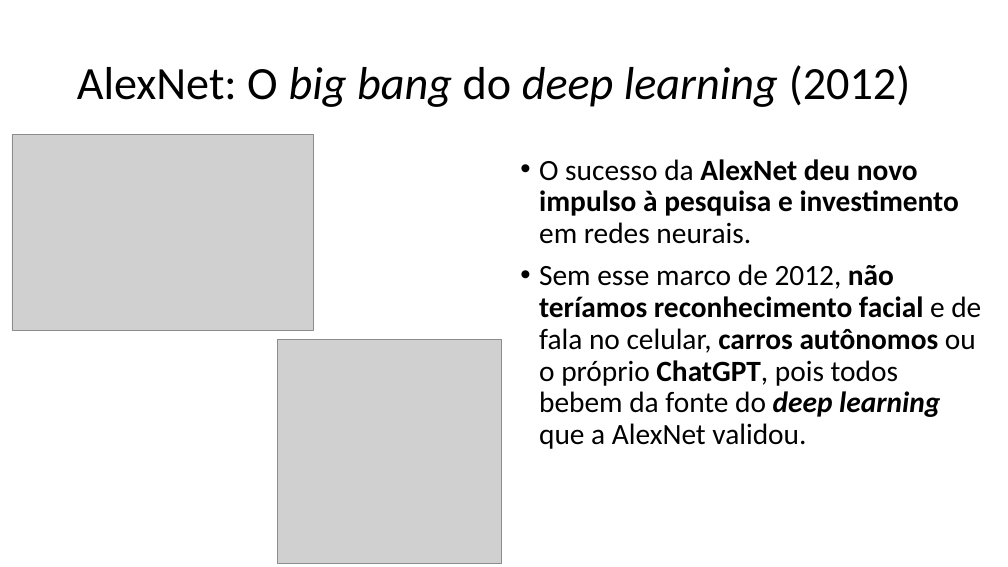
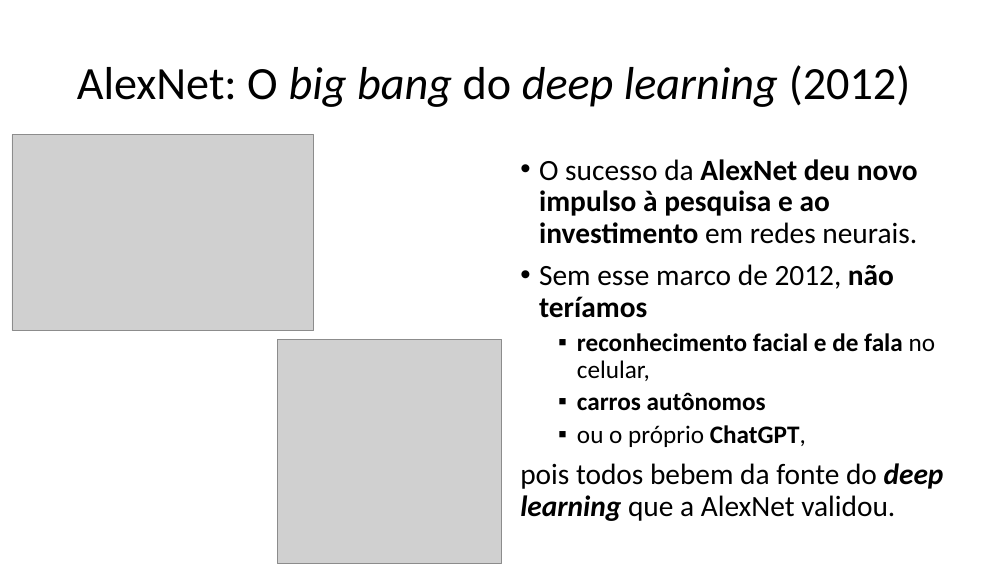
Before and after one commit to zz4fap/c24_inteligencia_artificial, a slide deck: slide 28 of slides/C24_Introdução.pptx (slide 27 before the commit). Drawn at 1008x567 pixels with LibreOffice and Linux fonts; fonts in the diff are those of the drawing; grey boxes stand for pictures. Boxes give left, top, right and bottom in pixels: in the first picture for what was removed or moved away, otherwise in the second. Text is boxed around its words. In the diff, an @@ line names an element or a change of style, - is before the commit and + after.

```diff
--- a/slides/C24_Introdução.pptx
+++ b/slides/C24_Introdução.pptx
@@ text at (x1=520, y1=159, x2=944, y2=521): text changed; bold on @@
-• O sucesso da AlexNet deu novo impulso à pesquisa e investimento em redes neurais.
-• Sem esse marco de 2012, não teríamos reconhecimento facial e de fala no celular, carros autônomos ou o próprio ChatGPT, pois todos bebem da fonte do deep learning que a AlexNet validou.
+• O sucesso da AlexNet deu novo impulso à pesquisa e ao investimento em redes neurais.
+• Sem esse marco de 2012, não teríamos
+  ▪ reconhecimento facial e de fala no celular,
+  ▪ carros autônomos
+  ▪ ou o próprio ChatGPT,
+pois todos bebem da fonte do deep learning que a AlexNet validou.
```
Also in this commit, not shown: 33 other slides changed, 3 slides added, 1 other file.
